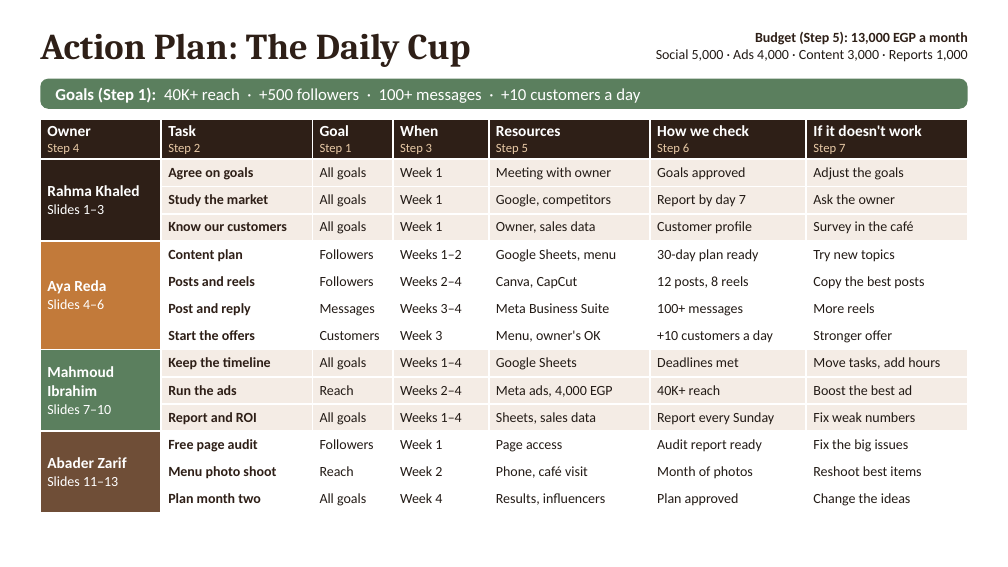
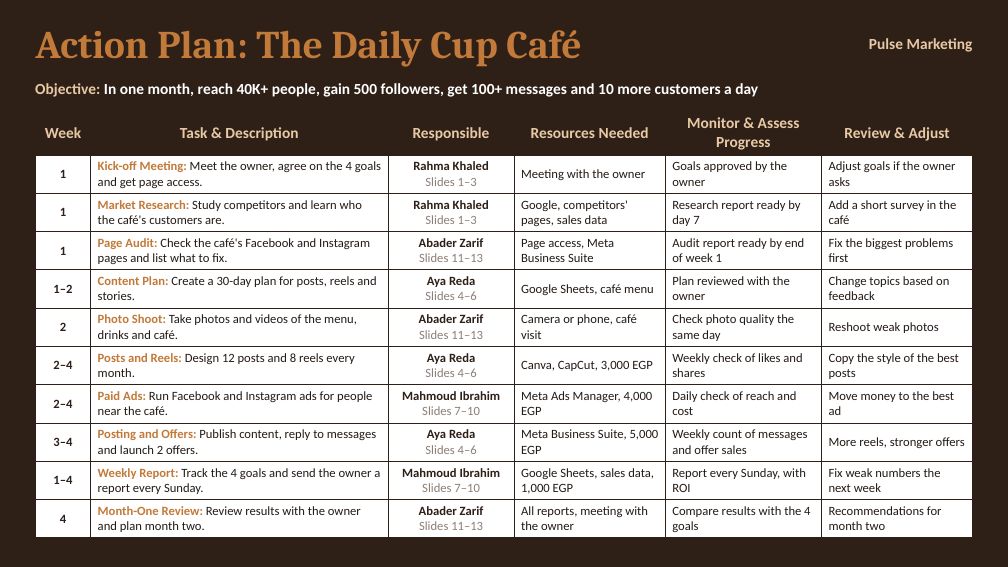
Before and after one commit to RahmaOshba/RahmaOshba, a slide deck: slide 1 of The_Daily_Cup_Action_Plan_Table.pptx. Drawn at 1008x567 pixels with LibreOffice and Linux fonts; fonts in the diff are those of the drawing. Boxes give left, top, right and bottom in pixels: in the first picture for what was removed or moved away, otherwise in the second. Text is boxed around its words. In the diff, an @@ line names an element or a change of style, - is before the commit and + after.

```diff
--- a/The_Daily_Cup_Action_Plan_Table.pptx
+++ b/The_Daily_Cup_Action_Plan_Table.pptx
@@ background #FFFFFF to #2E1F17 @@
@@ title at (35, 30, 581, 67): text changed; size 26 to 28 pt; text colour #2E1F17 to #C27A3A @@
-Action Plan: The Daily Cup
+Action Plan: The Daily Cup Café
@@ text at (869, 38, 973, 52): text changed; size 10 to 11 pt; text colour #231B16 to #E8C9A6; bold on @@
-Budget (Step 5): 13,000 EGP a month
-Social 5,000 · Ads 4,000 · Content 3,000 · Reports 1,000
+Pulse Marketing
@@ text at (35, 83, 758, 97): text changed; size 12 to 11 pt; bold on @@
-Goals (Step 1): 40K+ reach · +500 followers · 100+ messages · +10 customers a day
+Objective: In one month, reach 40K+ people, gain 500 followers, get 100+ messages and 10 more customers a day
@@ rounded rectangle removed at (40, 79, 968, 109) @@
@@ table at (35, 111, 973, 536) @@
-Owner / Step 4 | Task / Step 2 | Goal / Step 1 | When / Step 3 | Resources / Step 5 | How we check / Step 6 | If it doesn't work / Step 7
-Rahma Khaled / Slides 1–3 | Agree on goals | All goals | Week 1 | Meeting with owner | Goals approved | Adjust the goals
- | Study the market | All goals | Week 1 | Google, competitors | Report by day 7 | Ask the owner
- | Know our customers | All goals | Week 1 | Owner, sales data | Customer profile | Survey in the café
-Aya Reda / Slides 4–6 | Content plan | Followers | Weeks 1–2 | Google Sheets, menu | 30-day plan ready | Try new topics
- | Posts and reels | Followers | Weeks 2–4 | Canva, CapCut | 12 posts, 8 reels | Copy the best posts
- | Post and reply | Messages | Weeks 3–4 | Meta Business Suite | 100+ messages | More reels
- | Start the offers | Customers | Week 3 | Menu, owner's OK | +10 customers a day | Stronger offer
-Mahmoud Ibrahim / Slides 7–10 | Keep the timeline | All goals | Weeks 1–4 | Google Sheets | Deadlines met | Move tasks, add hours
- | Run the ads | Reach | Weeks 2–4 | Meta ads, 4,000 EGP | 40K+ reach | Boost the best ad
- | Report and ROI | All goals | Weeks 1–4 | Sheets, sales data | Report every Sunday | Fix weak numbers
-Abader Zarif / Slides 11–13 | Free page audit | Followers | Week 1 | Page access | Audit report ready | Fix the big issues
- | Menu photo shoot | Reach | Week 2 | Phone, café visit | Month of photos | Reshoot best items
- | Plan month two | All goals | Week 4 | Results, influencers | Plan approved | Change the ideas
+Week | Task & Description | Responsible | Resources Needed | Monitor & Assess Progress | Review & Adjust
+1 | Kick-off Meeting: Meet the owner, agree on the 4 goals and get page access. | Rahma Khaled / Slides 1–3 | Meeting with the owner | Goals approved by the owner | Adjust goals if the owner asks
+1 | Market Research: Study competitors and learn who the café's customers are. | Rahma Khaled / Slides 1–3 | Google, competitors' pages, sales data | Research report ready by day 7 | Add a short survey in the café
+1 | Page Audit: Check the café's Facebook and Instagram pages and list what to fix. | Abader Zarif / Slides 11–13 | Page access, Meta Business Suite | Audit report ready by end of week 1 | Fix the biggest problems first
+1–2 | Content Plan: Create a 30-day plan for posts, reels and stories. | Aya Reda / Slides 4–6 | Google Sheets, café menu | Plan reviewed with the owner | Change topics based on feedback
+2 | Photo Shoot: Take photos and videos of the menu, drinks and café. | Abader Zarif / Slides 11–13 | Camera or phone, café visit | Check photo quality the same day | Reshoot weak photos
+2–4 | Posts and Reels: Design 12 posts and 8 reels every month. | Aya Reda / Slides 4–6 | Canva, CapCut, 3,000 EGP | Weekly check of likes and shares | Copy the style of the best posts
+2–4 | Paid Ads: Run Facebook and Instagram ads for people near the café. | Mahmoud Ibrahim / Slides 7–10 | Meta Ads Manager, 4,000 EGP | Daily check of reach and cost | Move money to the best ad
+3–4 | Posting and Offers: Publish content, reply to messages and launch 2 offers. | Aya Reda / Slides 4–6 | Meta Business Suite, 5,000 EGP | Weekly count of messages and offer sales | More reels, stronger offers
+1–4 | Weekly Report: Track the 4 goals and send the owner a report every Sunday. | Mahmoud Ibrahim / Slides 7–10 | Google Sheets, sales data, 1,000 EGP | Report every Sunday, with ROI | Fix weak numbers the next week
+4 | Month-One Review: Review results with the owner and plan month two. | Abader Zarif / Slides 11–13 | All reports, meeting with the owner | Compare results with the 4 goals | Recommendations for month two
@@ table: place and size @@
-table at (40, 119, 968, 510)
+table at (35, 111, 973, 536)
```
Also in this commit, not shown: 1 other file.
